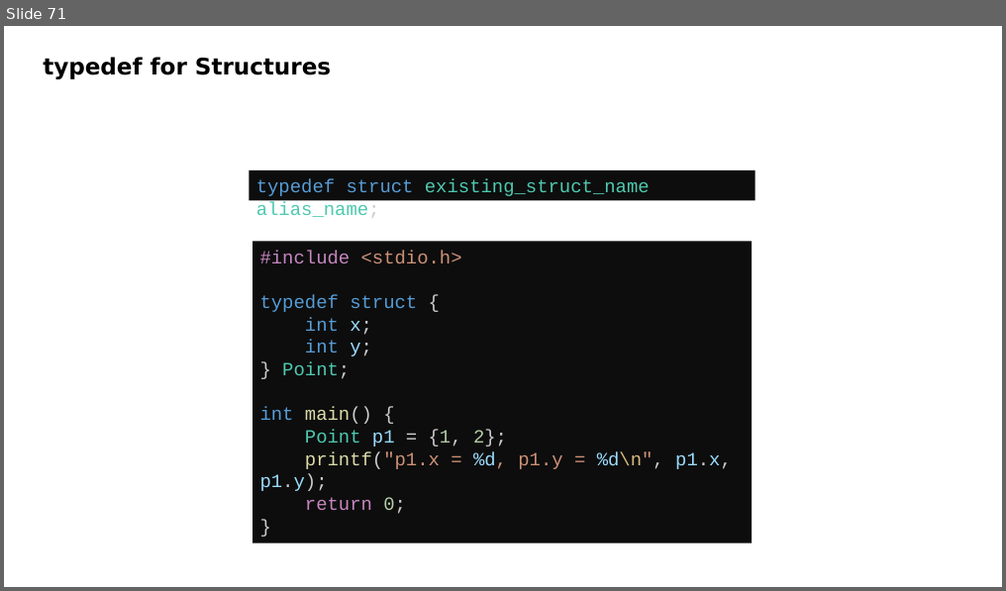
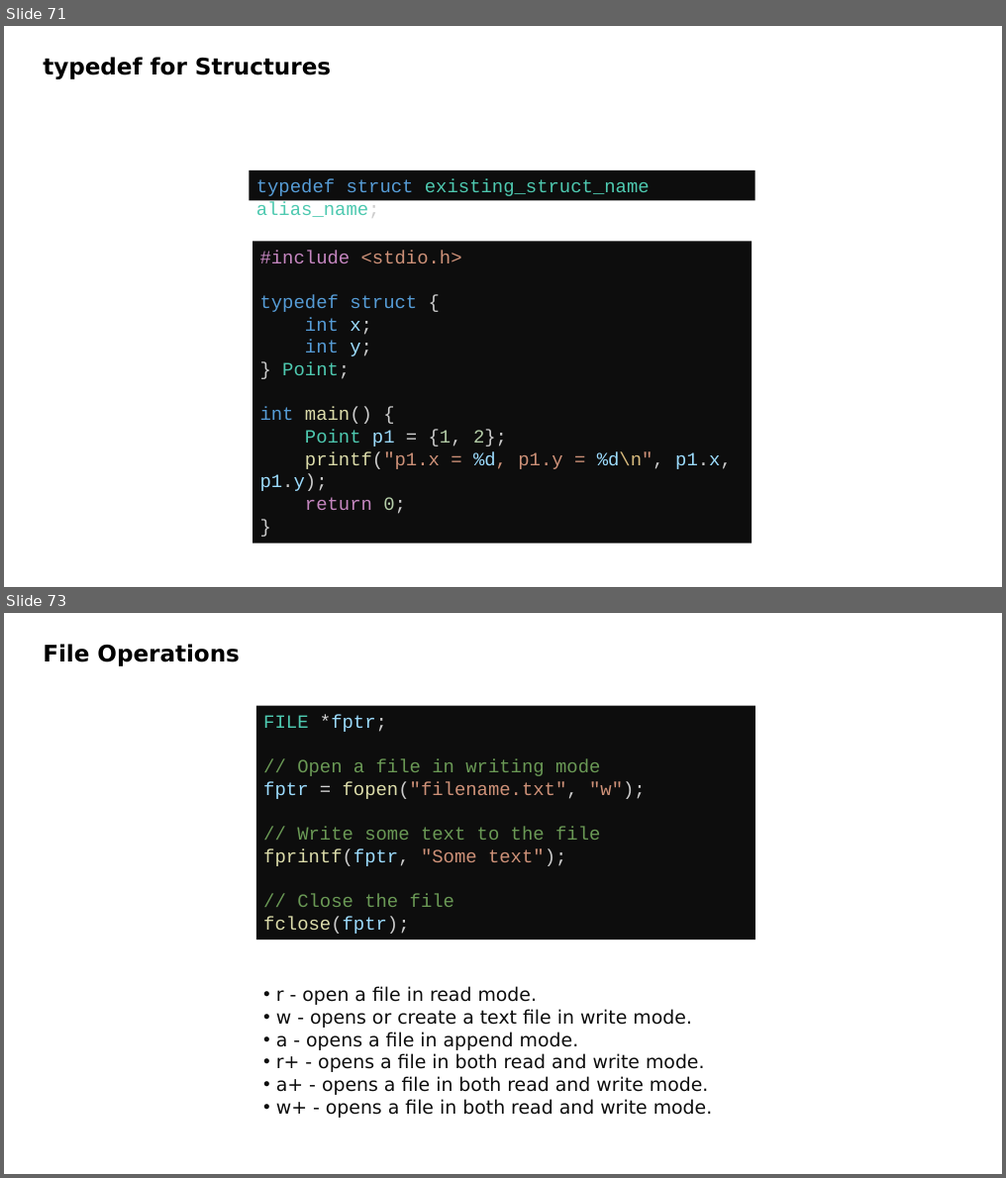
Before and after one commit to ismailbsrn/c-for-begginers, a slide deck: c.pptx. Shown one above the other, each under a label of ours: slide 71 before the commit, slides 71 and 73 after it; the slides between them are not shown. The pictures are 1006x591 and 1006x1178 pixels, drawn with LibreOffice and Linux fonts; fonts in the diff are those of the drawing. Boxes give left, top, right and bottom in pixels: in the first picture for what was removed or moved away, otherwise in the second. Text is boxed around its words. In the diff, an @@ line names an element or a change of style, - is before the commit and + after.

Commit message:
file operations

```diff
--- a/c.pptx
+++ b/c.pptx
@@ slide 73 added at (x1=4, y1=613, x2=1002, y2=1174), background #FFFFFF @@
@@ text added at (x1=43, y1=644, x2=240, y2=666), 22 pt, text #000000, bold @@
+File Operations
@@ rectangle added at (x1=256, y1=706, x2=755, y2=940), fill #0D0D0D, 18 pt, text #6A9955 @@
+FILE *fptr;
+// Open a file in writing mode
+fptr = fopen("filename.txt", "w");
+// Write some text to the file
+fprintf(fptr, "Some text");
+// Close the file
+fclose(fptr);
@@ text added at (x1=276, y1=986, x2=713, y2=1118), 18 pt, text #0D0D0D @@
+• r - open a file in read mode.
+• w - opens or create a text file in write mode.
+• a - opens a file in append mode.
+• r+ - opens a file in both read and write mode.
+• a+ - opens a file in both read and write mode.
+• w+ - opens a file in both read and write mode.
```
Also in this commit, not shown: 1 other slide added.
